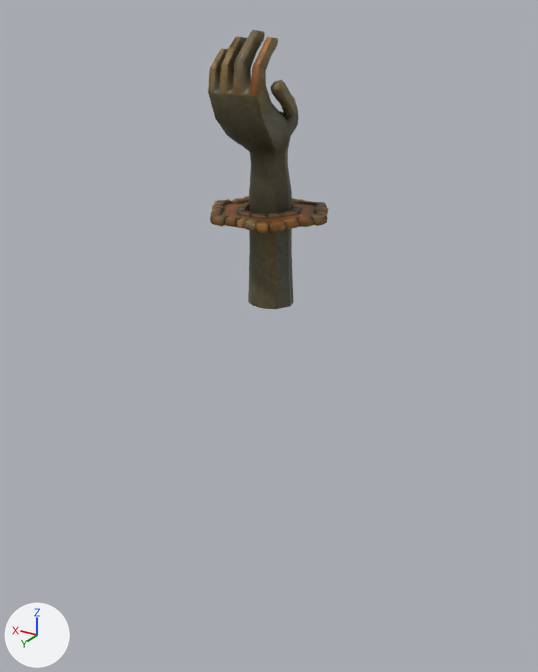
The Blender file Assets/Meshes/Dispencer.blend: old version first, new version second.
One viewpoint serves both versions: a camera (50 mm lens) standing at (-6.51, 10.88, 3.07) and looking at (0.19, -0.28, -2.51). The lights are fixed; the arrows at lower left show +X, +Y and +Z.
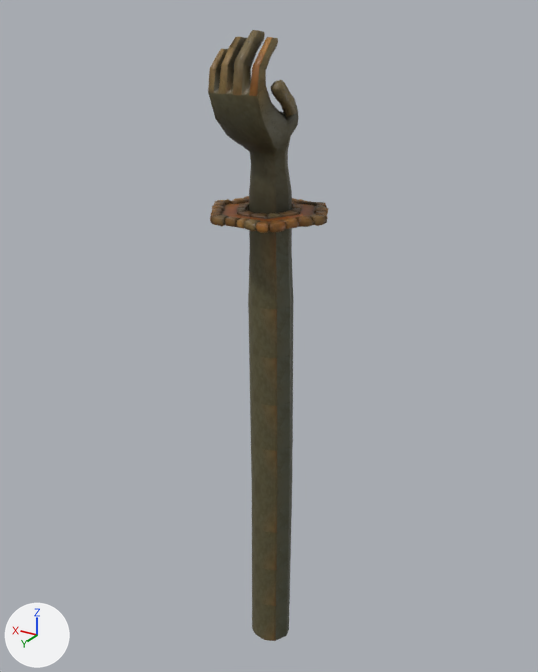
The change, as JSON lines over the scene's bpy script:
```json
{"block": "me_cube", "where": "# used by ob_cube; location = (0.0, 0.0, 0.0)"}
{"op": "remove", "block": "me_cube", "code": "me_cube.from_pydata(...)  # 3074 vertices, 3127 faces; spans x -1.08..1.14, y -0.95..1.0, z -1.72..2.86"}
{"op": "add", "block": "me_cube", "code": "me_cube.from_pydata(...)  # 3220 vertices, 3271 faces, 2 loose edges; spans x -1.08..1.14, y -0.95..1.0, z -9.48..2.86"}
{"block": "me_cube", "change": "me_cube part 1: 146 vertices added at x -0.42..0.41, y -0.4..0.29, z -9.48..-1.72"}
```

Location of each change, [x1, y1, x2, y2] in pixels of the pictures (538 x 672 px):
```json
{"object": "Cube", "change": "reshaped", "before": [208, 30, 329, 309], "after": [208, 30, 329, 641], "on screen": "119% taller"}
{"part": 1, "of": "me_cube", "change": "added", "after": [248, 302, 293, 641], "on screen": "brown"}
```
